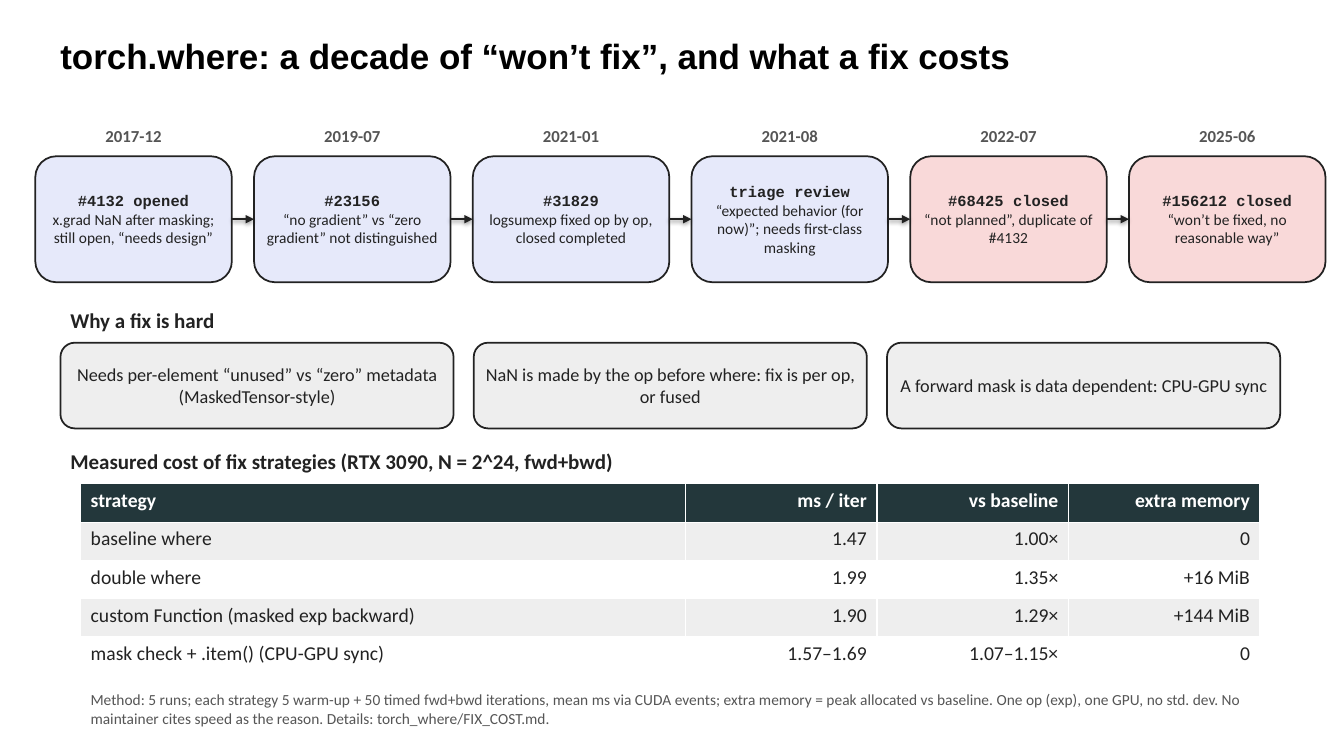
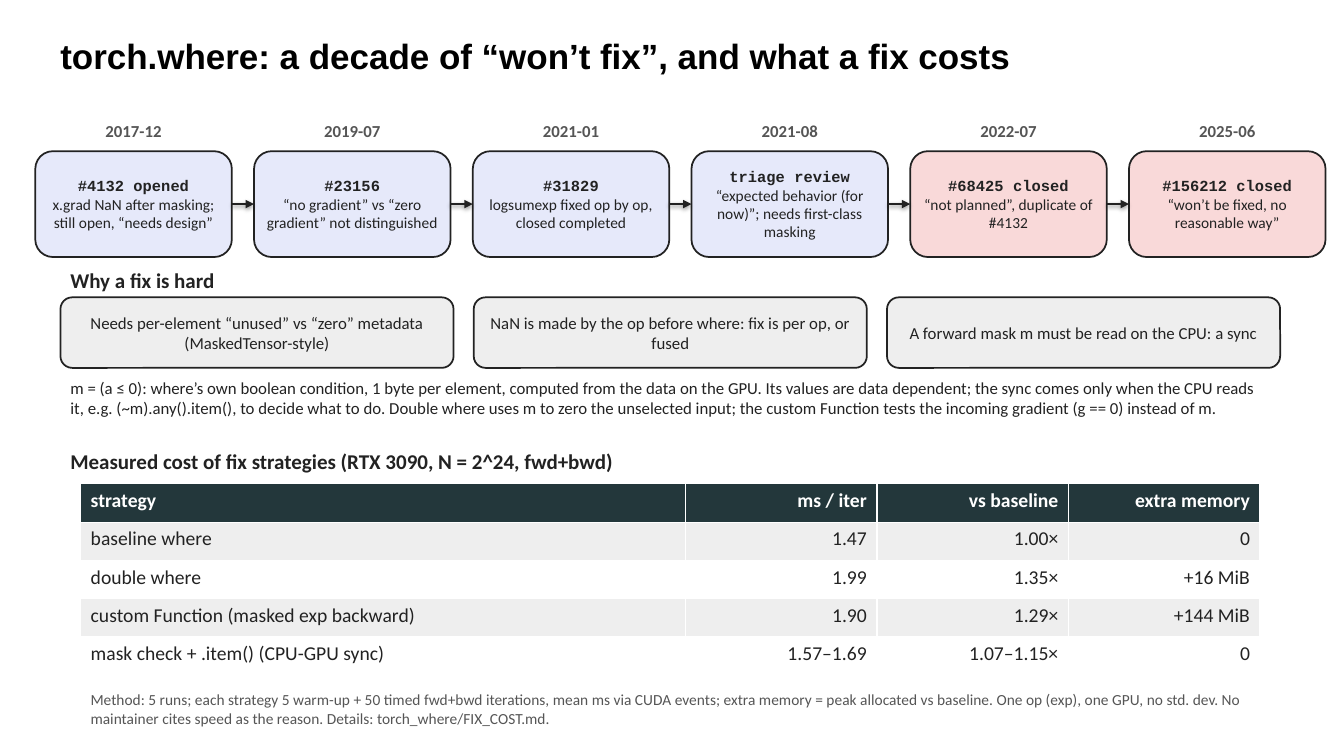
Before and after one commit to parfloat/SC26-Tutorial, a slide deck: slide 11 of lu_solve_gpu/LU_Slides.pptx. Drawn at 1344x756 pixels with LibreOffice and Linux fonts; fonts in the diff are those of the drawing. Boxes give left, top, right and bottom in pixels: in the first picture for what was removed or moved away, otherwise in the second. Text is boxed around its words. In the diff, an @@ line names an element or a change of style, - is before the commit and + after.

```diff
--- a/lu_solve_gpu/LU_Slides.pptx
+++ b/lu_solve_gpu/LU_Slides.pptx
@@ 6 texts: place and size @@
-6 texts at [105, 130, 1255, 142]
+6 texts at [105, 125, 1255, 137]
@@ rounded rectangle "#4132 opened": place and size @@
-rounded rectangle "#4132 opened" at [35, 156, 232, 282]
+rounded rectangle "#4132 opened" at [35, 151, 232, 257]
@@ rounded rectangle "#23156": place and size @@
-rounded rectangle "#23156" at [254, 156, 451, 282]
+rounded rectangle "#23156" at [254, 151, 451, 257]
@@ rounded rectangle "#31829": place and size @@
-rounded rectangle "#31829" at [473, 156, 669, 282]
+rounded rectangle "#31829" at [473, 151, 669, 257]
@@ rounded rectangle "triage review": place and size @@
-rounded rectangle "triage review" at [692, 156, 888, 282]
+rounded rectangle "triage review" at [692, 151, 888, 257]
@@ rounded rectangle "#68425 closed": place and size @@
-rounded rectangle "#68425 closed" at [910, 156, 1107, 282]
+rounded rectangle "#68425 closed" at [910, 151, 1107, 257]
@@ rounded rectangle "#156212 closed": place and size @@
-rounded rectangle "#156212 closed" at [1129, 156, 1326, 282]
+rounded rectangle "#156212 closed" at [1129, 151, 1326, 257]
@@ 5 arrows: place and size @@
-5 arrows at [232, 219, 1129, 219]
+5 arrows at [232, 204, 1129, 204]
@@ text "Why a fix is hard": place and size @@
-text "Why a fix is hard" at [70, 313, 214, 332]
+text "Why a fix is hard" at [70, 273, 214, 292]
@@ rounded rectangle "Needs per-element “unused” vs “zero” ...": place and size @@
-rounded rectangle "Needs per-element “unused” vs “zero” ..." at [60, 343, 454, 429]
+rounded rectangle "Needs per-element “unused” vs “zero” ..." at [60, 297, 454, 368]
@@ rounded rectangle "Needs per-element “unused” vs “zero” ..." at [60, 297, 454, 368]: size 13 to 12 pt @@
@@ rounded rectangle "NaN is made by the ..." at [474, 297, 867, 368]: size 13 to 12 pt @@
@@ rounded rectangle "NaN is made by the ...": place and size @@
-rounded rectangle "NaN is made by the ..." at [474, 343, 867, 429]
+rounded rectangle "NaN is made by the ..." at [474, 297, 867, 368]
@@ rounded rectangle "A forward mask m must ...": place and size @@
-rounded rectangle "A forward mask m must ..." at [887, 343, 1280, 429]
+rounded rectangle "A forward mask m must ..." at [887, 297, 1280, 368]
@@ text in rounded rectangle at [910, 327, 1257, 342]: text changed; size 13 to 12 pt @@
-A forward mask is data dependent: CPU-GPU sync
+A forward mask m must be read on the CPU: a sync
@@ text added at [70, 382, 1253, 417], 12 pt, text #222222 @@
+m = (a ≤ 0): where’s own boolean condition, 1 byte per element, computed from the data on the GPU. Its values are data dependent; the sync comes only when the CPU reads it, e.g. (~m).any().item(), to decide what to do. Double where uses m to zero the unselected input; the custom Function tests the incoming gradient (g == 0) instead of m.
```
Also in this commit, not shown: 1 slide added, 5 other files.
